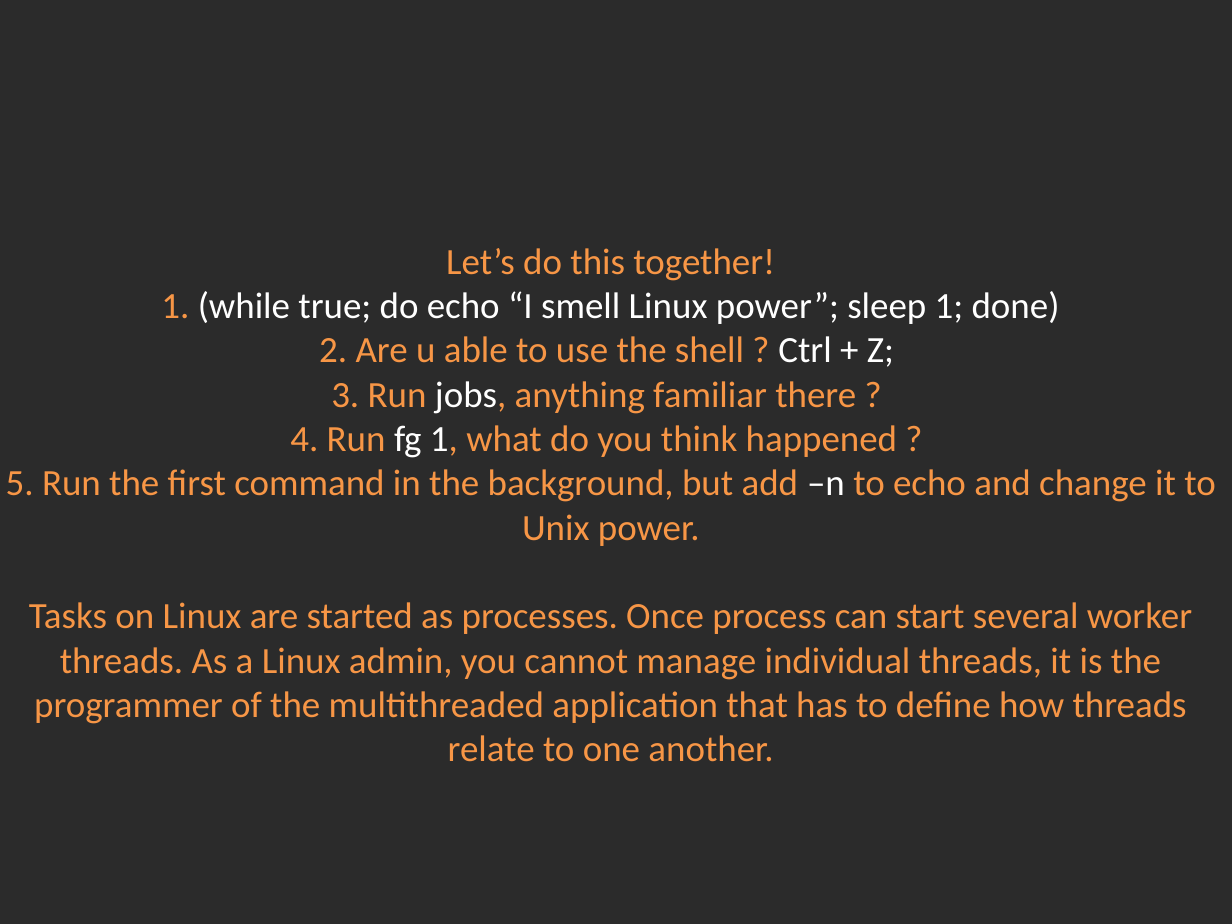
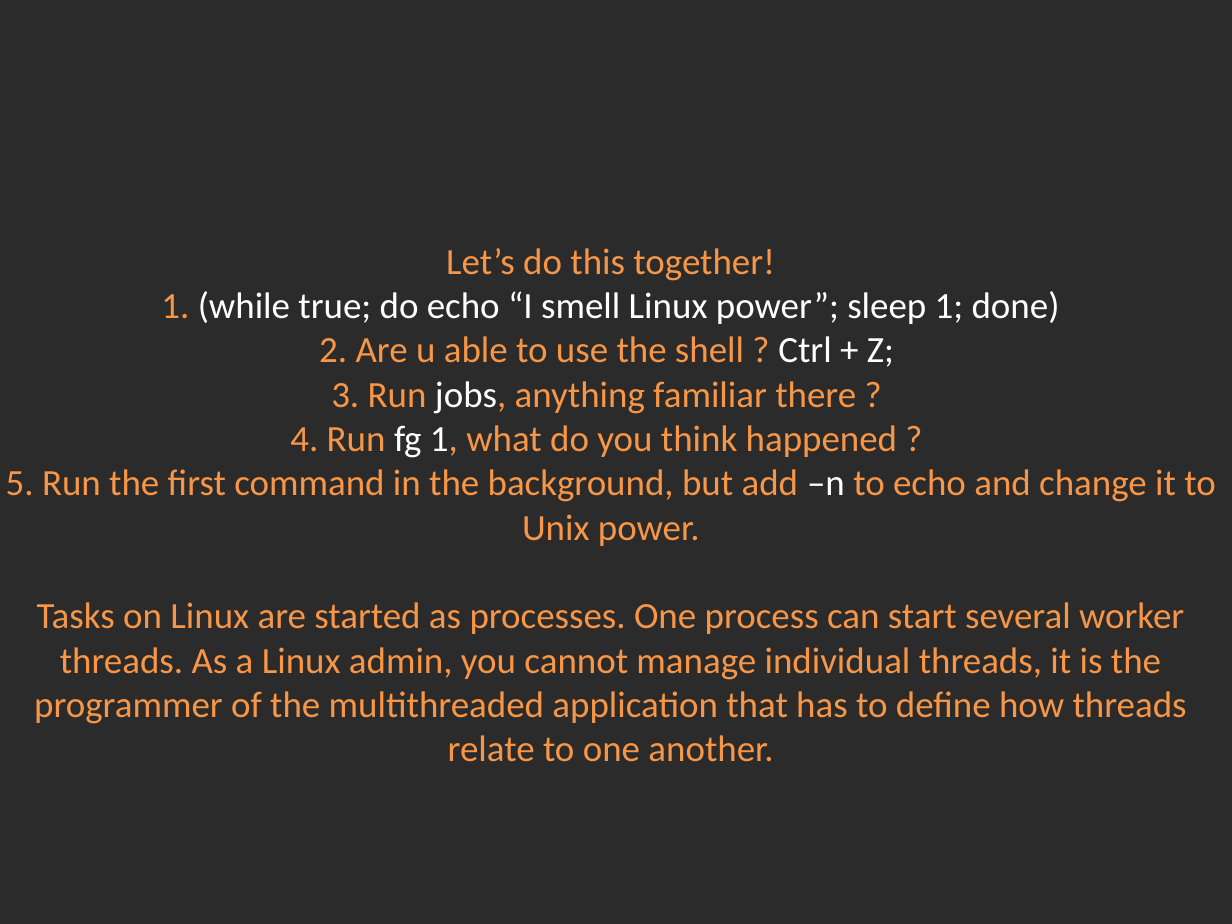
Before and after one commit to Academy-Soft-Intellect/Linux-Course, a slide deck: slide 6 of 07.Processes/07-Processes.pptx. Drawn at 1232x924 pixels with LibreOffice and Linux fonts; fonts in the diff are those of the drawing; background and template pictures are left out; a plain dark background stands for a picture behind light text. Boxes give left, top, right and bottom in pixels: in the first picture for what was removed or moved away, otherwise in the second. Text is boxed around its words. In the diff, an @@ line names an element or a change of style, - is before the commit and + after.

```diff
--- a/07.Processes/07-Processes.pptx
+++ b/07.Processes/07-Processes.pptx
@@ title at <box>6,248,1215,762</box>: text changed @@
-Let’s do this together!
-1. (while true; do echo “I smell Linux power”; sleep 1; done)
-2. Are u able to use the shell ? Ctrl + Z;
-3. Run jobs, anything familiar there ?
-4. Run fg 1, what do you think happened ?
-5. Run the first command in the background, but add –n to echo and change it to Unix power.
-Tasks on Linux are started as processes. Once process can start several worker threads. As a Linux admin, you cannot manage individual threads, it is the programmer of the multithreaded application that has to define how threads relate to one another.
+Let’s do this together!
+1. (while true; do echo “I smell Linux power”; sleep 1; done)
+2. Are u able to use the shell ? Ctrl + Z;
+3. Run jobs, anything familiar there ?
+4. Run fg 1, what do you think happened ?
+5. Run the first command in the background, but add –n to echo and change it to Unix power.
+Tasks on Linux are started as processes. One process can start several worker threads. As a Linux admin, you cannot manage individual threads, it is the programmer of the multithreaded application that has to define how threads relate to one another.
```
Also in this commit, not shown: 6 other slides changed, 2 other files.
